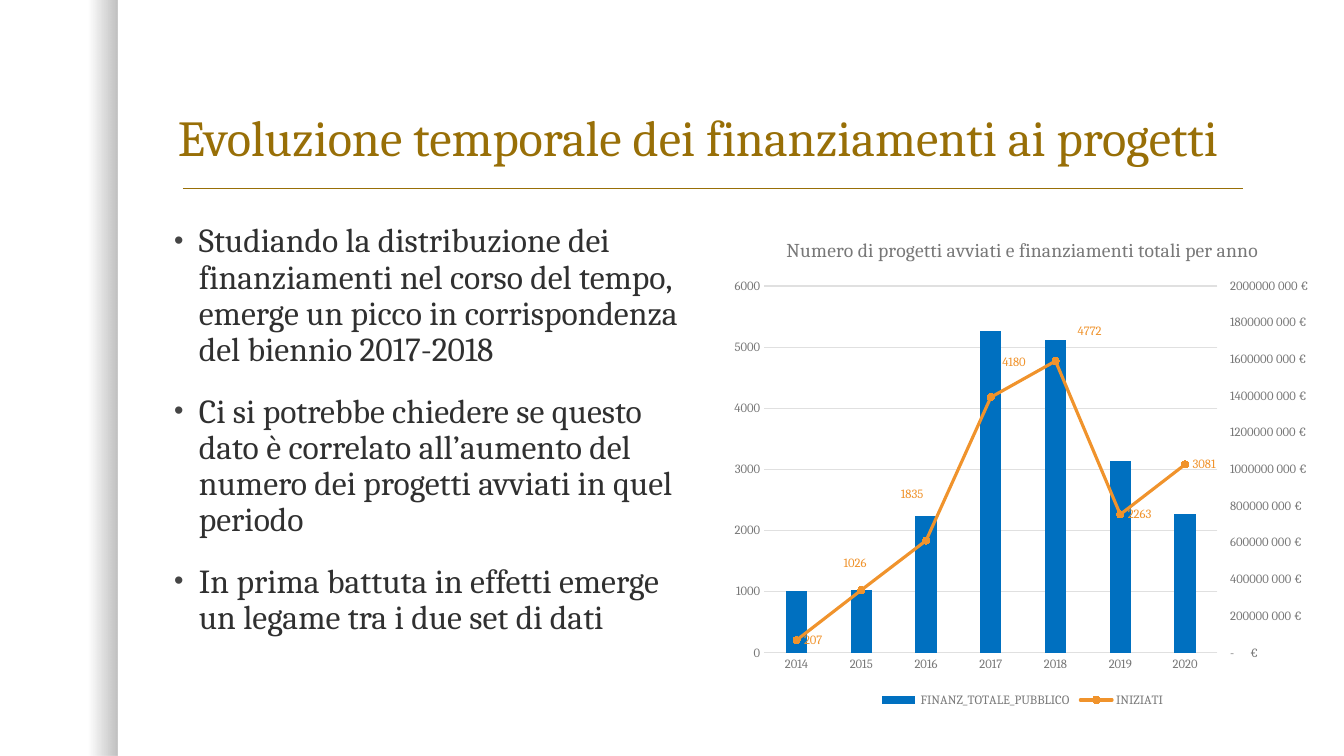
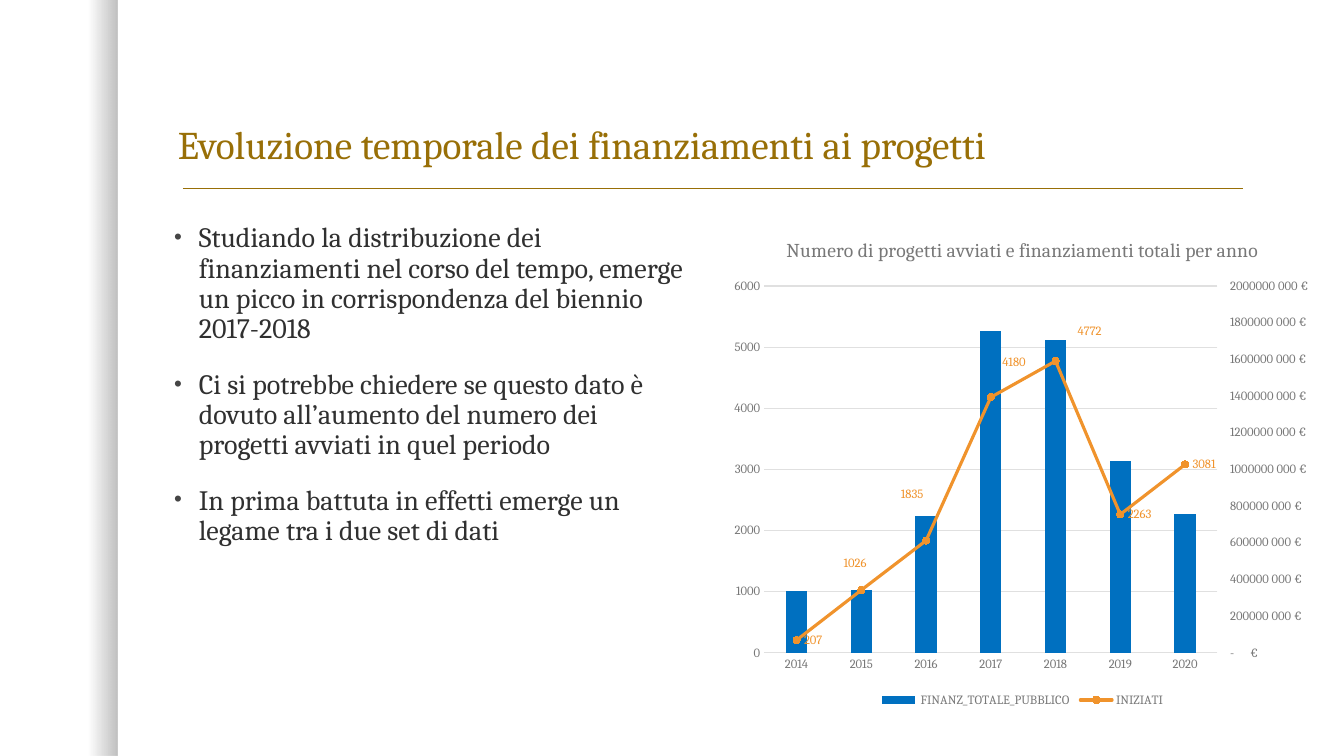
Before and after one commit to AdolfoCA/OI-Project, a slide deck: slide 16 of REPORT.pptx. Drawn at 1344x756 pixels with LibreOffice and Linux fonts; fonts in the diff are those of the drawing; background and template pictures are left out. Boxes give left, top, right and bottom in pixels: in the first picture for what was removed or moved away, otherwise in the second. Text is boxed around its words. In the diff, an @@ line names an element or a change of style, - is before the commit and + after.

```diff
--- a/REPORT.pptx
+++ b/REPORT.pptx
@@ title "Evoluzione temporale dei finanziamenti ai ..." at (178,131,986,168): size 36 to 28 pt @@
@@ text at (199,227,682,546): size 24 to 20 pt in "Studiando la distribuzione dei finanziamenti nel corso ...", "In prima battuta in effetti emerge un ..." @@
@@ text at (199,374,643,460): text changed; size 24 to 20 pt @@
-• Ci si potrebbe chiedere se questo dato è correlato all’aumento del numero dei progetti avviati in quel periodo
+• Ci si potrebbe chiedere se questo dato è dovuto all’aumento del numero dei progetti avviati in quel periodo
```
Also in this commit, not shown: 6 other slides changed.
